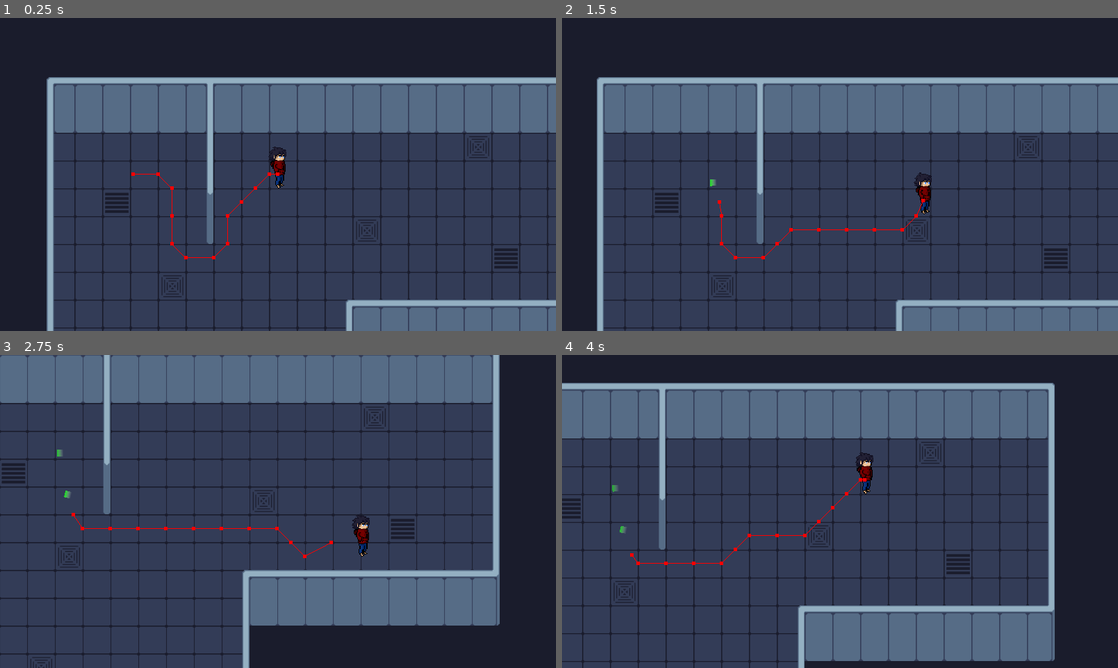
Above: before the commit, frames 1-4 (two rows, left to right).
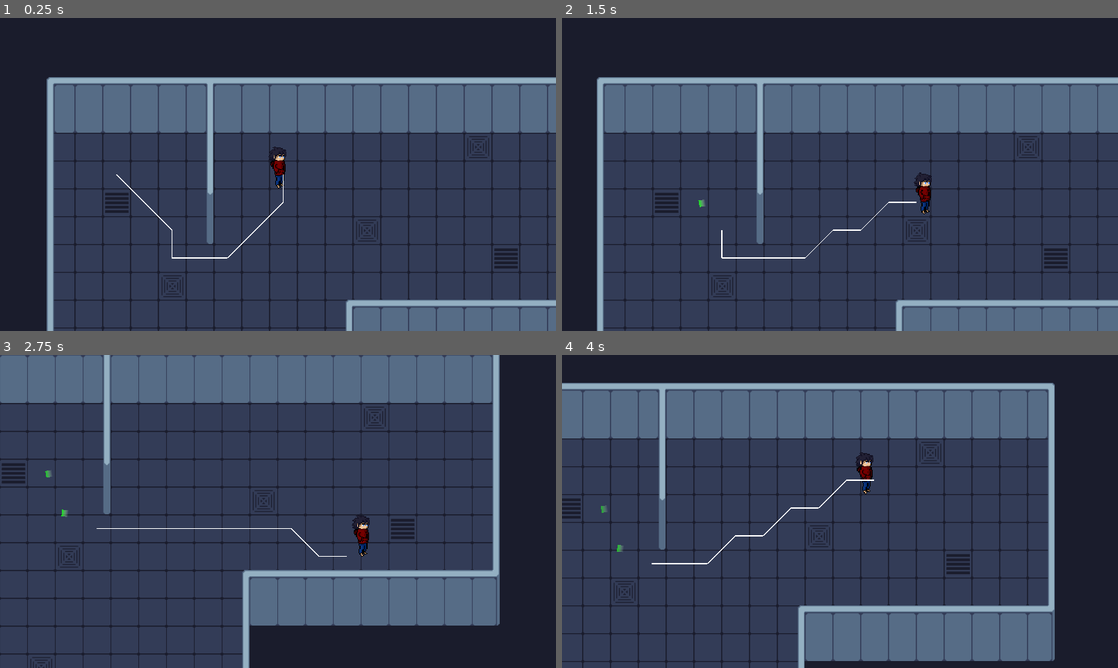
Above: after the commit, the same moments.

Repository: DarrylBD99/Game-Off-2023
Game: Godot game, scene res://Scenes/Levels/LevelTest.tscn
Two runs of this game, one before a commit and one after it. Both use one fixed random seed, a clock stepped at 60 frames per second and the inputs below.
Inputs (mouse positions are in pixels of both pictures, inside the frame that each line leads up to):
- Up to frame 1 (0.25 s): no input
- Up to frame 2 (1.5 s): move the mouse to (962, 158) at 0.52 s; hold D (player_right) 0.53-1.28 s; hold Q (player_ability) 0.53-1.28 s; move the mouse to (728, 190) at 1.27 s; hold S (player_down) from 1.28 s (still down); click (728, 190) at 1.35 s
- Up to frame 3 (2.75 s): move the mouse to (333, 442) at 2.02 s; release S (player_down) at 2.03 s; hold D (player_right) from 2.03 s (still down); hold Q (player_ability) from 2.03 s (still down)
- Up to frame 4 (4 s): move the mouse to (812, 574) at 2.77 s; release D (player_right) at 2.78 s; release Q (player_ability) at 2.78 s; hold W (player_up) 2.78-3.53 s; click (812, 574) at 2.85 s; move the mouse to (1006, 558) at 3.52 s; hold A (player_left) from 3.53 s (still down); hold Q (player_ability) from 3.53 s (still down)

The runs differ from the first frame. In frame 1, 0.3% of the frame differs, in the area x 20-51%, y 49-78%; in frame 2, 0.3%; in frame 3, 0.3%; in frame 4, 0.4%, in the area x 7-57%, y 39-68%.

Commit message:
rolled back navigation agent

Diff:
--- a/Scenes/Component/universal_entity_navigation_agent.tscn
+++ /dev/null
@@ -1,7 +0,0 @@
-[gd_scene format=3 uid="uid://wh5by8bk8qns"]
-
-[node name="UniversalEntityNavigationAgent" type="NavigationAgent2D"]
-target_desired_distance = 20.0
-path_postprocessing = 1
-avoidance_enabled = true
-radius = 32.0
--- a/Scenes/Levels/LevelTest.tscn
+++ b/Scenes/Levels/LevelTest.tscn
@@ -6,22 +6,8 @@
 [ext_resource type="Script" path="res://Scripts/Misc/Camera.gd" id="4_g2kdy"]
 [ext_resource type="Texture2D" uid="uid://uluw4errac71" path="res://Sprites/LightDefault.png" id="4_s5u2x"]
 [ext_resource type="PackedScene" uid="uid://dldvmlyfiolno" path="res://Scenes/Objects/Entity/silent.tscn" id="7_07umn"]
+[ext_resource type="Script" path="res://Scripts/Misc/GridNavmesh.gd" id="8_j3hma"]
 [ext_resource type="Shader" path="res://Materials/Shaders/entity.gdshader" id="8_rcff6"]
-
-[sub_resource type="NavigationPolygon" id="NavigationPolygon_mq8oh"]
-vertices = PackedVector2Array(-16, -16, 16, -16, 16, 16, -16, 16)
-polygons = Array[PackedInt32Array]([PackedInt32Array(0, 1, 2, 3)])
-outlines = Array[PackedVector2Array]([PackedVector2Array(-16, -16, 16, -16, 16, 16, -16, 16)])
-
-[sub_resource type="NavigationPolygon" id="NavigationPolygon_2lh40"]
-vertices = PackedVector2Array(-16, -16, 8, -16, 8, 16, -16, 16)
-polygons = Array[PackedInt32Array]([PackedInt32Array(0, 1, 2, 3)])
-outlines = Array[PackedVector2Array]([PackedVector2Array(-16, -16, 8, -16, 8, 16, -16, 16)])
-
-[sub_resource type="NavigationPolygon" id="NavigationPolygon_68iyv"]
-vertices = PackedVector2Array(-8, -16, 16, -16, 16, 16, -8, 16)
-polygons = Array[PackedInt32Array]([PackedInt32Array(0, 1, 2, 3)])
-outlines = Array[PackedVector2Array]([PackedVector2Array(-8, -16, 16, -16, 16, 16, -8, 16)])
 
 [sub_resource type="TileSetAtlasSource" id="TileSetAtlasSource_06p2g"]
 texture = ExtResource("3_nugtr")
@@ -30,53 +16,43 @@
 2:0/0/z_index = 1
 2:0/0/physics_layer_0/linear_velocity = Vector2(0, 0)
 2:0/0/physics_layer_0/angular_velocity = 0.0
-2:0/0/navigation_layer_0/polygon = SubResource("NavigationPolygon_mq8oh")
 3:0/0 = 0
 3:0/0/z_index = 1
 3:0/0/physics_layer_0/linear_velocity = Vector2(0, 0)
 3:0/0/physics_layer_0/angular_velocity = 0.0
-3:0/0/navigation_layer_0/polygon = SubResource("NavigationPolygon_mq8oh")
 4:0/0 = 0
 4:0/0/z_index = 1
 4:0/0/physics_layer_0/linear_velocity = Vector2(0, 0)
 4:0/0/physics_layer_0/angular_velocity = 0.0
-4:0/0/navigation_layer_0/polygon = SubResource("NavigationPolygon_mq8oh")
 5:0/0 = 0
 5:0/0/z_index = 1
 5:0/0/physics_layer_0/linear_velocity = Vector2(0, 0)
 5:0/0/physics_layer_0/angular_velocity = 0.0
-5:0/0/navigation_layer_0/polygon = SubResource("NavigationPolygon_mq8oh")
 6:0/0 = 0
 6:0/0/z_index = 1
 6:0/0/physics_layer_0/linear_velocity = Vector2(0, 0)
 6:0/0/physics_layer_0/angular_velocity = 0.0
-6:0/0/navigation_layer_0/polygon = SubResource("NavigationPolygon_mq8oh")
 7:0/0 = 0
 7:0/0/z_index = 1
 7:0/0/physics_layer_0/linear_velocity = Vector2(0, 0)
 7:0/0/physics_layer_0/angular_velocity = 0.0
-7:0/0/navigation_layer_0/polygon = SubResource("NavigationPolygon_mq8oh")
 8:0/0 = 0
 8:0/0/z_index = 1
 8:0/0/physics_layer_0/linear_velocity = Vector2(0, 0)
 8:0/0/physics_layer_0/angular_velocity = 0.0
-8:0/0/navigation_layer_0/polygon = SubResource("NavigationPolygon_mq8oh")
 12:0/0 = 0
 12:0/0/z_index = 1
 12:0/0/physics_layer_0/linear_velocity = Vector2(0, 0)
 12:0/0/physics_layer_0/angular_velocity = 0.0
-12:0/0/navigation_layer_0/polygon = SubResource("NavigationPolygon_mq8oh")
 13:0/0 = 0
 13:0/0/z_index = 1
 13:0/0/physics_layer_0/linear_velocity = Vector2(0, 0)
 13:0/0/physics_layer_0/angular_velocity = 0.0
-13:0/0/navigation_layer_0/polygon = SubResource("NavigationPolygon_mq8oh")
 14:0/0 = 0
 14:0/0/z_index = 1
 14:0/0/physics_layer_0/linear_velocity = Vector2(0, 0)
 14:0/0/physics_layer_0/angular_velocity = 0.0
 14:0/0/physics_layer_0/polygon_0/points = PackedVector2Array(-8, -16, -16, -16, -16, 16, -8, 16)
-14:0/0/navigation_layer_0/polygon = SubResource("NavigationPolygon_68iyv")
 18:0/0 = 0
 18:0/0/physics_layer_0/linear_velocity = Vector2(0, 0)
 18:0/0/physics_layer_0/angular_velocity = 0.0
@@ -167,44 +143,36 @@
 1:2/0/z_index = 1
 1:2/0/physics_layer_0/linear_velocity = Vector2(0, 0)
 1:2/0/physics_layer_0/angular_velocity = 0.0
-1:2/0/navigation_layer_0/polygon = SubResource("NavigationPolygon_mq8oh")
 2:2/0 = 0
 2:2/0/physics_layer_0/linear_velocity = Vector2(0, 0)
 2:2/0/physics_layer_0/angular_velocity = 0.0
 2:2/0/physics_layer_0/polygon_0/points = PackedVector2Array(-8, -16, -16, -16, -16, 16, -8, 16)
-2:2/0/navigation_layer_0/polygon = SubResource("NavigationPolygon_68iyv")
 3:2/0 = 0
 3:2/0/physics_layer_0/linear_velocity = Vector2(0, 0)
 3:2/0/physics_layer_0/angular_velocity = 0.0
 3:2/0/physics_layer_0/polygon_0/points = PackedVector2Array(-8, -16, -16, -16, -16, 16, -8, 16)
-3:2/0/navigation_layer_0/polygon = SubResource("NavigationPolygon_68iyv")
 4:2/0 = 0
 4:2/0/z_index = 1
 4:2/0/physics_layer_0/linear_velocity = Vector2(0, 0)
 4:2/0/physics_layer_0/angular_velocity = 0.0
 4:2/0/physics_layer_0/polygon_0/points = PackedVector2Array(-8, -16, -16, -16, -16, 16, -8, 16)
-4:2/0/navigation_layer_0/polygon = SubResource("NavigationPolygon_68iyv")
 6:2/0 = 0
 6:2/0/z_index = 1
 6:2/0/physics_layer_0/linear_velocity = Vector2(0, 0)
 6:2/0/physics_layer_0/angular_velocity = 0.0
 6:2/0/physics_layer_0/polygon_0/points = PackedVector2Array(8, -16, 16, -16, 16, 16, 8, 16)
-6:2/0/navigation_layer_0/polygon = SubResource("NavigationPolygon_2lh40")
 7:2/0 = 0
 7:2/0/physics_layer_0/linear_velocity = Vector2(0, 0)
 7:2/0/physics_layer_0/angular_velocity = 0.0
 7:2/0/physics_layer_0/polygon_0/points = PackedVector2Array(8, -16, 16, -16, 16, 16, 8, 16)
-7:2/0/navigation_layer_0/polygon = SubResource("NavigationPolygon_2lh40")
 8:2/0 = 0
 8:2/0/physics_layer_0/linear_velocity = Vector2(0, 0)
 8:2/0/physics_layer_0/angular_velocity = 0.0
 8:2/0/physics_layer_0/polygon_0/points = PackedVector2Array(8, -16, 16, -16, 16, 16, 8, 16)
-8:2/0/navigation_layer_0/polygon = SubResource("NavigationPolygon_2lh40")
 9:2/0 = 0
 9:2/0/z_index = 1
 9:2/0/physics_layer_0/linear_velocity = Vector2(0, 0)
 9:2/0/physics_layer_0/angular_velocity = 0.0
-9:2/0/navigation_layer_0/polygon = SubResource("NavigationPolygon_mq8oh")
 14:2/0 = 0
 14:2/0/physics_layer_0/linear_velocity = Vector2(0, 0)
 14:2/0/physics_layer_0/angular_velocity = 0.0
@@ -235,12 +203,10 @@
 2:3/0/physics_layer_0/linear_velocity = Vector2(0, 0)
 2:3/0/physics_layer_0/angular_velocity = 0.0
 2:3/0/physics_layer_0/polygon_0/points = PackedVector2Array(-8, -16, -16, -16, -16, 16, -8, 16)
-2:3/0/navigation_layer_0/polygon = SubResource("NavigationPolygon_68iyv")
 3:3/0 = 0
 3:3/0/physics_layer_0/linear_velocity = Vector2(0, 0)
 3:3/0/physics_layer_0/angular_velocity = 0.0
 3:3/0/physics_layer_0/polygon_0/points = PackedVector2Array(-8, -16, -16, -16, -16, 16, -8, 16)
-3:3/0/navigation_layer_0/polygon = SubResource("NavigationPolygon_68iyv")
 4:3/0 = 0
 4:3/0/physics_layer_0/linear_velocity = Vector2(0, 0)
 4:3/0/physics_layer_0/angular_velocity = 0.0
@@ -253,12 +219,10 @@
 7:3/0/physics_layer_0/linear_velocity = Vector2(0, 0)
 7:3/0/physics_layer_0/angular_velocity = 0.0
 7:3/0/physics_layer_0/polygon_0/points = PackedVector2Array(8, -16, 16, -16, 16, 16, 8, 16)
-7:3/0/navigation_layer_0/polygon = SubResource("NavigationPolygon_2lh40")
 8:3/0 = 0
 8:3/0/physics_layer_0/linear_velocity = Vector2(0, 0)
 8:3/0/physics_layer_0/angular_velocity = 0.0
 8:3/0/physics_layer_0/polygon_0/points = PackedVector2Array(8, -16, 16, -16, 16, 16, 8, 16)
-8:3/0/navigation_layer_0/polygon = SubResource("NavigationPolygon_2lh40")
 9:3/0 = 0
 9:3/0/physics_layer_0/linear_velocity = Vector2(0, 0)
 9:3/0/physics_layer_0/angular_velocity = 0.0
@@ -267,18 +231,15 @@
 12:3/0/z_index = 1
 12:3/0/physics_layer_0/linear_velocity = Vector2(0, 0)
 12:3/0/physics_layer_0/angular_velocity = 0.0
-12:3/0/navigation_layer_0/polygon = SubResource("NavigationPolygon_mq8oh")
 13:3/0 = 0
 13:3/0/z_index = 1
 13:3/0/physics_layer_0/linear_velocity = Vector2(0, 0)
 13:3/0/physics_layer_0/angular_velocity = 0.0
-13:3/0/navigation_layer_0/polygon = SubResource("NavigationPolygon_mq8oh")
 14:3/0 = 0
 14:3/0/z_index = 1
 14:3/0/physics_layer_0/linear_velocity = Vector2(0, 0)
 14:3/0/physics_layer_0/angular_velocity = 0.0
 14:3/0/physics_layer_0/polygon_0/points = PackedVector2Array(-8, -16, -16, -16, -16, 16, -8, 16)
-14:3/0/navigation_layer_0/polygon = SubResource("NavigationPolygon_68iyv")
 28:3/0 = 0
 28:3/0/physics_layer_0/linear_velocity = Vector2(0, 0)
 28:3/0/physics_layer_0/angular_velocity = 0.0
@@ -301,41 +262,34 @@
 1:4/0/physics_layer_0/linear_velocity = Vector2(0, 0)
 1:4/0/physics_layer_0/angular_velocity = 0.0
 1:4/0/physics_layer_0/polygon_0/points = PackedVector2Array(-8, -16, -16, -16, -16, 16, -8, 16)
-1:4/0/navigation_layer_0/polygon = SubResource("NavigationPolygon_68iyv")
 2:4/0 = 0
 2:4/0/z_index = 1
 2:4/0/physics_layer_0/linear_velocity = Vector2(0, 0)
 2:4/0/physics_layer_0/angular_velocity = 0.0
-2:4/0/navigation_layer_0/polygon = SubResource("NavigationPolygon_mq8oh")
 3:4/0 = 0
 3:4/0/z_index = 1
 3:4/0/physics_layer_0/linear_velocity = Vector2(0, 0)
 3:4/0/physics_layer_0/angular_velocity = 0.0
 3:4/0/physics_layer_0/polygon_0/points = PackedVector2Array(-8, -16, -16, -16, -16, 16, -8, 16)
-3:4/0/navigation_layer_0/polygon = SubResource("NavigationPolygon_68iyv")
 4:4/0 = 0
 4:4/0/z_index = 1
 4:4/0/physics_layer_0/linear_velocity = Vector2(0, 0)
 4:4/0/physics_layer_0/angular_velocity = 0.0
 4:4/0/physics_layer_0/polygon_0/points = PackedVector2Array(-8, -16, -16, -16, -16, 16, -8, 16)
-4:4/0/navigation_layer_0/polygon = SubResource("NavigationPolygon_68iyv")
 6:4/0 = 0
 6:4/0/z_index = 1
 6:4/0/physics_layer_0/linear_velocity = Vector2(0, 0)
 6:4/0/physics_layer_0/angular_velocity = 0.0
 6:4/0/physics_layer_0/polygon_0/points = PackedVector2Array(8, -16, 16, -16, 16, 16, 8, 16)
-6:4/0/navigation_layer_0/polygon = SubResource("NavigationPolygon_2lh40")
 7:4/0 = 0
 7:4/0/z_index = 1
 7:4/0/physics_layer_0/linear_velocity = Vector2(0, 0)
 7:4/0/physics_layer_0/angular_velocity = 0.0
 7:4/0/physics_layer_0/polygon_0/points = PackedVector2Array(8, -16, 16, -16, 16, 16, 8, 16)
-7:4/0/navigation_layer_0/polygon = SubResource("NavigationPolygon_2lh40")
 8:4/0 = 0
 8:4/0/z_index = 1
 8:4/0/physics_layer_0/linear_velocity = Vector2(0, 0)
 8:4/0/physics_layer_0/angular_velocity = 0.0
-8:4/0/navigation_layer_0/polygon = SubResource("NavigationPolygon_mq8oh")
 12:4/0 = 0
 12:4/0/physics_layer_0/linear_velocity = Vector2(0, 0)
 12:4/0/physics_layer_0/angular_velocity = 0.0
@@ -355,7 +309,6 @@
 1:5/0/physics_layer_0/linear_velocity = Vector2(0, 0)
 1:5/0/physics_layer_0/angular_velocity = 0.0
 1:5/0/physics_layer_0/polygon_0/points = PackedVector2Array(-8, -16, -16, -16, -16, 16, -8, 16)
-1:5/0/navigation_layer_0/polygon = SubResource("NavigationPolygon_68iyv")
 2:5/0 = 0
 2:5/0/physics_layer_0/linear_velocity = Vector2(0, 0)
 2:5/0/physics_layer_0/angular_velocity = 0.0
@@ -386,7 +339,6 @@
 9:5/0/physics_layer_0/linear_velocity = Vector2(0, 0)
 9:5/0/physics_layer_0/angular_velocity = 0.0
 9:5/0/physics_layer_0/polygon_0/points = PackedVector2Array(8, -16, 16, -16, 16, 16, 8, 16)
-9:5/0/navigation_layer_0/polygon = SubResource("NavigationPolygon_2lh40")
 16:5/0 = 0
 16:5/0/physics_layer_0/linear_velocity = Vector2(0, 0)
 16:5/0/physics_layer_0/angular_velocity = 0.0
@@ -416,12 +368,10 @@
 4:6/0/z_index = 1
 4:6/0/physics_layer_0/linear_velocity = Vector2(0, 0)
 4:6/0/physics_layer_0/angular_velocity = 0.0
-4:6/0/navigation_layer_0/polygon = SubResource("NavigationPolygon_mq8oh")
 6:6/0 = 0
 6:6/0/z_index = 1
 6:6/0/physics_layer_0/linear_velocity = Vector2(0, 0)
 6:6/0/physics_layer_0/angular_velocity = 0.0
-6:6/0/navigation_layer_0/polygon = SubResource("NavigationPolygon_mq8oh")
 7:6/0 = 0
 7:6/0/physics_layer_0/linear_velocity = Vector2(0, 0)
 7:6/0/physics_layer_0/angular_velocity = 0.0
@@ -431,17 +381,14 @@
 12:6/0/physics_layer_0/linear_velocity = Vector2(0, 0)
 12:6/0/physics_layer_0/angular_velocity = 0.0
 12:6/0/physics_layer_0/polygon_0/points = PackedVector2Array(8, -16, 16, -16, 16, 16, 8, 16)
-12:6/0/navigation_layer_0/polygon = SubResource("NavigationPolygon_2lh40")
 13:6/0 = 0
 13:6/0/z_index = 1
 13:6/0/physics_layer_0/linear_velocity = Vector2(0, 0)
 13:6/0/physics_layer_0/angular_velocity = 0.0
-13:6/0/navigation_layer_0/polygon = SubResource("NavigationPolygon_mq8oh")
 14:6/0 = 0
 14:6/0/z_index = 1
 14:6/0/physics_layer_0/linear_velocity = Vector2(0, 0)
 14:6/0/physics_layer_0/angular_velocity = 0.0
-14:6/0/navigation_layer_0/polygon = SubResource("NavigationPolygon_mq8oh")
 17:6/0 = 0
 17:6/0/physics_layer_0/linear_velocity = Vector2(0, 0)
 17:6/0/physics_layer_0/angular_velocity = 0.0
@@ -455,13 +402,11 @@
 2:7/0/z_index = 1
 2:7/0/physics_layer_0/linear_velocity = Vector2(0, 0)
 2:7/0/physics_layer_0/angular_velocity = 0.0
-2:7/0/navigation_layer_0/polygon = SubResource("NavigationPolygon_mq8oh")
 3:7/0 = 0
 3:7/0/z_index = 1
 3:7/0/physics_layer_0/linear_velocity = Vector2(0, 0)
 3:7/0/physics_layer_0/angular_velocity = 0.0
 3:7/0/physics_layer_0/polygon_0/points = PackedVector2Array(-8, -16, -16, -16, -16, 16, -8, 16)
-3:7/0/navigation_layer_0/polygon = SubResource("NavigationPolygon_68iyv")
 4:7/0 = 0
 4:7/0/physics_layer_0/linear_velocity = Vector2(0, 0)
 4:7/0/physics_layer_0/angular_velocity = 0.0
@@ -475,12 +420,10 @@
 7:7/0/physics_layer_0/linear_velocity = Vector2(0, 0)
 7:7/0/physics_layer_0/angular_velocity = 0.0
 7:7/0/physics_layer_0/polygon_0/points = PackedVector2Array(8, -16, 16, -16, 16, 16, 8, 16)
-7:7/0/navigation_layer_0/polygon = SubResource("NavigationPolygon_2lh40")
 8:7/0 = 0
 8:7/0/z_index = 1
 8:7/0/physics_layer_0/linear_velocity = Vector2(0, 0)
 8:7/0/physics_layer_0/angular_velocity = 0.0
-8:7/0/navigation_layer_0/polygon = SubResource("NavigationPolygon_mq8oh")
 12:7/0 = 0
 12:7/0/z_index = 1
 12:7/0/physics_layer_0/linear_velocity = Vector2(0, 0)
@@ -519,7 +462,6 @@
 1:8/0/physics_layer_0/linear_velocity = Vector2(0, 0)
 1:8/0/physics_layer_0/angular_velocity = 0.0
 1:8/0/physics_layer_0/polygon_0/points = PackedVector2Array(-8, -16, -16, -16, -16, 16, -8, 16)
-1:8/0/navigation_layer_0/polygon = SubResource("NavigationPolygon_68iyv")
 2:8/0 = 0
 2:8/0/physics_layer_0/linear_velocity = Vector2(0, 0)
 2:8/0/physics_layer_0/angular_velocity = 0.0
@@ -532,12 +474,10 @@
 4:8/0/z_index = 1
 4:8/0/physics_layer_0/linear_velocity = Vector2(0, 0)
 4:8/0/physics_layer_0/angular_velocity = 0.0
-4:8/0/navigation_layer_0/polygon = SubResource("NavigationPolygon_mq8oh")
 6:8/0 = 0
 6:8/0/z_index = 1
 6:8/0/physics_layer_0/linear_velocity = Vector2(0, 0)
 6:8/0/physics_layer_0/angular_velocity = 0.0
-6:8/0/navigation_layer_0/polygon = SubResource("NavigationPolygon_mq8oh")
 7:8/0 = 0
 7:8/0/physics_layer_0/linear_velocity = Vector2(0, 0)
 7:8/0/physics_layer_0/angular_velocity = 0.0
@@ -551,7 +491,6 @@
 9:8/0/physics_layer_0/linear_velocity = Vector2(0, 0)
 9:8/0/physics_layer_0/angular_velocity = 0.0
 9:8/0/physics_layer_0/polygon_0/points = PackedVector2Array(8, -16, 16, -16, 16, 16, 8, 16)
-9:8/0/navigation_layer_0/polygon = SubResource("NavigationPolygon_2lh40")
 12:8/0 = 0
 12:8/0/physics_layer_0/linear_velocity = Vector2(0, 0)
 12:8/0/physics_layer_0/angular_velocity = 0.0
@@ -567,17 +506,14 @@
 1:9/0/physics_layer_0/linear_velocity = Vector2(0, 0)
 1:9/0/physics_layer_0/angular_velocity = 0.0
 1:9/0/physics_layer_0/polygon_0/points = PackedVector2Array(-8, -16, -16, -16, -16, 16, -8, 16)
-1:9/0/navigation_layer_0/polygon = SubResource("NavigationPolygon_68iyv")
 2:9/0 = 0
 2:9/0/z_index = 1
 2:9/0/physics_layer_0/linear_velocity = Vector2(0, 0)
 2:9/0/physics_layer_0/angular_velocity = 0.0
-2:9/0/navigation_layer_0/polygon = SubResource("NavigationPolygon_mq8oh")
 3:9/0 = 0
 3:9/0/z_index = 1
 3:9/0/physics_layer_0/linear_velocity = Vector2(0, 0)
 3:9/0/physics_layer_0/angular_velocity = 0.0
-3:9/0/navigation_layer_0/polygon = SubResource("NavigationPolygon_mq8oh")
 4:9/0 = 0
 4:9/0/physics_layer_0/linear_velocity = Vector2(0, 0)
 4:9/0/physics_layer_0/angular_velocity = 0.0
@@ -590,34 +526,28 @@
 7:9/0/z_index = 1
 7:9/0/physics_layer_0/linear_velocity = Vector2(0, 0)
 7:9/0/physics_layer_0/angular_velocity = 0.0
-7:9/0/navigation_layer_0/polygon = SubResource("NavigationPolygon_mq8oh")
 8:9/0 = 0
 8:9/0/z_index = 1
 8:9/0/physics_layer_0/linear_velocity = Vector2(0, 0)
 8:9/0/physics_layer_0/angular_velocity = 0.0
-8:9/0/navigation_layer_0/polygon = SubResource("NavigationPolygon_mq8oh")
 9:9/0 = 0
 9:9/0/z_index = 1
 9:9/0/physics_layer_0/linear_velocity = Vector2(0, 0)
 9:9/0/physics_layer_0/angular_velocity = 0.0
 9:9/0/physics_layer_0/polygon_0/points = PackedVector2Array(8, -16, 16, -16, 16, 16, 8, 16)
-9:9/0/navigation_layer_0/polygon = SubResource("NavigationPolygon_2lh40")
 12:9/0 = 0
 12:9/0/z_index = 1
 12:9/0/physics_layer_0/linear_velocity = Vector2(0, 0)
 12:9/0/physics_layer_0/angular_velocity = 0.0
 12:9/0/physics_layer_0/polygon_0/points = PackedVector2Array(8, -16, 16, -16, 16, 16, 8, 16)
-12:9/0/navigation_layer_0/polygon = SubResource("NavigationPolygon_2lh40")
 13:9/0 = 0
 13:9/0/z_index = 1
 13:9/0/physics_layer_0/linear_velocity = Vector2(0, 0)
 13:9/0/physics_layer_0/angular_velocity = 0.0
-13:9/0/navigation_layer_0/polygon = SubResource("NavigationPolygon_mq8oh")
 14:9/0 = 0
 14:9/0/z_index = 1
 14:9/0/physics_layer_0/linear_velocity = Vector2(0, 0)
 14:9/0/physics_layer_0/angular_velocity = 0.0
-14:9/0/navigation_layer_0/polygon = SubResource("NavigationPolygon_mq8oh")
 17:9/0 = 0
 17:9/0/physics_layer_0/linear_velocity = Vector2(0, 0)
 17:9/0/physics_layer_0/angular_velocity = 0.0
@@ -639,42 +569,35 @@
 2:10/0/physics_layer_0/linear_velocity = Vector2(0, 0)
 2:10/0/physics_layer_0/angular_velocity = 0.0
 2:10/0/physics_layer_0/polygon_0/points = PackedVector2Array(-8, -16, -16, -16, -16, 16, -8, 16)
-2:10/0/navigation_layer_0/polygon = SubResource("NavigationPolygon_68iyv")
 3:10/0 = 0
 3:10/0/z_index = 1
 3:10/0/physics_layer_0/linear_velocity = Vector2(0, 0)
 3:10/0/physics_layer_0/angular_velocity = 0.0
 3:10/0/physics_layer_0/polygon_0/points = PackedVector2Array(-8, -16, -16, -16, -16, 16, -8, 16)
-3:10/0/navigation_layer_0/polygon = SubResource("NavigationPolygon_68iyv")
 4:10/0 = 0
 4:10/0/z_index = 1
 4:10/0/physics_layer_0/linear_velocity = Vector2(0, 0)
 4:10/0/physics_layer_0/angular_velocity = 0.0
 4:10/0/physics_layer_0/polygon_0/points = PackedVector2Array(-8, -16, -16, -16, -16, 16, -8, 16)
-4:10/0/navigation_layer_0/polygon = SubResource("NavigationPolygon_68iyv")
 5:10/0 = 0
 5:10/0/z_index = 1
 5:10/0/physics_layer_0/linear_velocity = Vector2(0, 0)
 5:10/0/physics_layer_0/angular_velocity = 0.0
-5:10/0/navigation_layer_0/polygon = SubResource("NavigationPolygon_mq8oh")
 6:10/0 = 0
 6:10/0/z_index = 1
 6:10/0/physics_layer_0/linear_velocity = Vector2(0, 0)
 6:10/0/physics_layer_0/angular_velocity = 0.0
 6:10/0/physics_layer_0/polygon_0/points = PackedVector2Array(8, -16, 16, -16, 16, 16, 8, 16)
-6:10/0/navigation_layer_0/polygon = SubResource("NavigationPolygon_2lh40")
 7:10/0 = 0
 7:10/0/z_index = 1
 7:10/0/physics_layer_0/linear_velocity = Vector2(0, 0)
 7:10/0/physics_layer_0/angular_velocity = 0.0
 7:10/0/physics_layer_0/polygon_0/points = PackedVector2Array(8, -16, 16, -16, 16, 16, 8, 16)
-7:10/0/navigation_layer_0/polygon = SubResource("NavigationPolygon_2lh40")
 8:10/0 = 0
 8:10/0/z_index = 1
 8:10/0/physics_layer_0/linear_velocity = Vector2(0, 0)
 8:10/0/physics_layer_0/angular_velocity = 0.0
 8:10/0/physics_layer_0/polygon_0/points = PackedVector2Array(8, -16, 16, -16, 16, 16, 8, 16)
-8:10/0/navigation_layer_0/polygon = SubResource("NavigationPolygon_2lh40")
 9:10/0 = 0
 9:10/0/physics_layer_0/linear_velocity = Vector2(0, 0)
 9:10/0/physics_layer_0/angular_velocity = 0.0
@@ -1063,17 +986,14 @@
 9:4/0/physics_layer_0/linear_velocity = Vector2(0, 0)
 9:4/0/physics_layer_0/angular_velocity = 0.0
 9:4/0/physics_layer_0/polygon_0/points = PackedVector2Array(8, -16, 16, -16, 16, 16, 8, 16)
-9:4/0/navigation_layer_0/polygon = SubResource("NavigationPolygon_2lh40")
 36:0/0 = 0
 36:0/0/physics_layer_0/linear_velocity = Vector2(0, 0)
 36:0/0/physics_layer_0/angular_velocity = 0.0
-36:0/0/navigation_layer_0/polygon = SubResource("NavigationPolygon_mq8oh")
 
 [sub_resource type="TileSet" id="TileSet_r1bno"]
 tile_size = Vector2i(32, 32)
 physics_layer_0/collision_layer = 8
 physics_layer_0/collision_mask = 7
-navigation_layer_0/layers = 1
 sources/1 = SubResource("TileSetAtlasSource_06p2g")
 
 [sub_resource type="Gradient" id="Gradient_hnnwe"]
@@ -1155,5 +1075,9 @@
 environment = SubResource("Environment_1wj6d")
 
 [node name="silent" parent="." instance=ExtResource("7_07umn")]
-material = SubResource("ShaderMaterial_htm32")
+material = SubResource("ShaderMaterial_qq55b")
 position = Vector2(184, 143)
+
+[node name="Node" type="Node" parent="." node_paths=PackedStringArray("tile_map")]
+script = ExtResource("8_j3hma")
+tile_map = NodePath("../TileMap")
--- a/Scenes/Objects/Entity/silent.tscn
+++ b/Scenes/Objects/Entity/silent.tscn
@@ -12,7 +12,6 @@
 [ext_resource type="PackedScene" uid="uid://drjc1gi1ohtja" path="res://Scenes/Component/size_state_manager.tscn" id="10_5d670"]
 [ext_resource type="Material" uid="uid://cqm1ticuoegkp" path="res://Materials/Shaders/entity_shader.tres" id="11_aegsw"]
 [ext_resource type="PackedScene" uid="uid://chej3fpp47ckd" path="res://Scenes/GUI/HealthBar.tscn" id="11_msp1r"]
-[ext_resource type="PackedScene" uid="uid://wh5by8bk8qns" path="res://Scenes/Component/universal_entity_navigation_agent.tscn" id="13_ku5wj"]
 
 [sub_resource type="Animation" id="Animation_70i01"]
 loop_mode = 2
@@ -180,7 +179,7 @@
 collision_mask = 24
 script = ExtResource("1_yuagq")
 melee_collision = NodePath("MeleeAttack/Area2D")
-navigation_agent = NodePath("UniversalEntityNavigationAgent")
+navigation_agent = NodePath("")
 speed = 50.0
 state_manager = NodePath("State Manager")
 action_state_manager = NodePath("Action Manager")
@@ -276,7 +275,3 @@
 process_callback = 0
 wait_time = 5.0
 one_shot = true
-
-[node name="UniversalEntityNavigationAgent" parent="." instance=ExtResource("13_ku5wj")]
-path_desired_distance = 8.0
-debug_enabled = true
--- a/Scripts/Entity/NPC/NPC.gd
+++ b/Scripts/Entity/NPC/NPC.gd
@@ -2,8 +2,8 @@
 class_name NPC
 
 @export var aggro_range : float = 300
-#@export var debug_path = false
-@export var navigation_agent : NavigationAgent2D
+@export var debug_path = true
+#@export var navigation_agent : NavigationAgent2D
 
 var target: Entity
 
@@ -11,24 +11,24 @@
 var target_distance : float
 
 var current_path: PackedVector2Array
-#var navigation_position : Vector2
+var navigation_position : Vector2
 var navigation_direction : Vector2
 
-#func _draw():
-#	if debug_path:
-#		for index in range(current_path.size() - 1):
-#			draw_line(
-#				current_path[index] - global_position,
-#				current_path[index + 1 ]- global_position,
-#				Color.RED,
-#				1)
+func _draw():
+	if debug_path:
+		for index in range(current_path.size() - 1):
+			draw_line(
+				current_path[index] - global_position,
+				current_path[index + 1 ]- global_position,
+				Color.RED,
+				1)
 
 func _physics_process(delta):
 	update_sensor()
 	update_target()
 	update_navigation()
 
-#	queue_redraw()
+	queue_redraw()
 	super._physics_process(delta)
 
 
@@ -41,7 +41,7 @@
 
 func update_target():
 	if target:
-		navigation_agent.target_position = target.global_position
+#		navigation_agent.target_position = target.global_position
 
 		var target_position = target.global_position
 		var difference = target_position - global_position
@@ -49,15 +49,14 @@
 		target_distance = difference.length()
 
 func update_navigation():
-	if target:
-		navigation_direction = to_local(navigation_agent.get_next_path_position()).normalized()
+#	if target:
+#		navigation_direction = to_local(navigation_agent.get_next_path_position()).normalized
+	if GameManager.grid_navmesh && target:
+		var path  = GameManager.grid_navmesh.generate_path(
+			global_position,
+			target.global_position)
 
-#	if GameManager.grid_navmesh && target:
-#		var path  = GameManager.grid_navmesh.generate_path(
-#			global_position,
-#			target.global_position)
-#
-#		if (path.size() > 0):
-#			current_path = path
-#			navigation_position = current_path[1]
-#			navigation_direction = (navigation_position - global_position).normalized()
+		if (path.size() > 1):
+			current_path = path
+			navigation_position = current_path[1]
+			navigation_direction = (navigation_position - global_position).normalized()
Not shown: 2 places in Scenes/Levels/LevelTest.tscn that only renumber resources
Not shown: 1 places in Scenes/Objects/Entity/silent.tscn that only renumber resources
